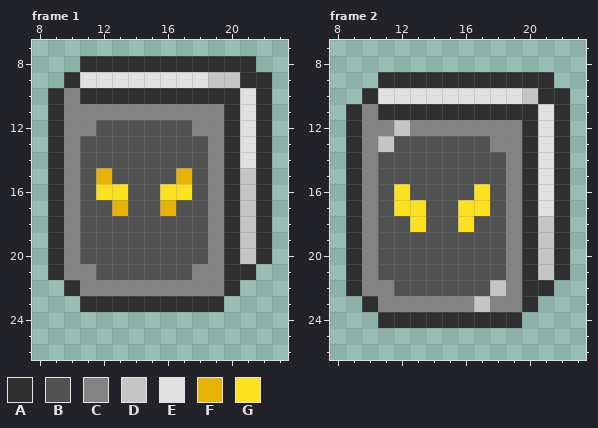
A pixel-art file gets an edit: _Data/Gameplay/MinionBookGrey.aseprite. The picture above is the old version.
32x32 pixels, 2 frames. Shown: frame 1: x 8..23, y 7..26; frame 2: x 8..23, y 7..26.
Palette (. is transparent): A #2f2f2f  B #515151  C #838383  D #c5c5c5  E #e1e1e1  F #e7b209  G #fce21e
After the commit:
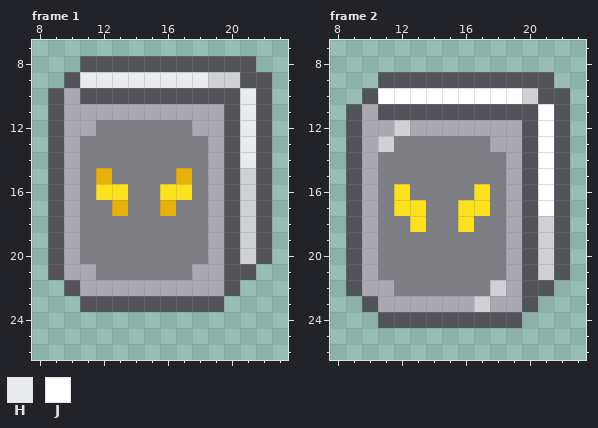
Colours new in this view: H #e8eaee  J #ffffff
The edit:
Colour A changes from #2f2f2f to #525259.
Colour B changes from #515151 to #7d7d84.
Colour C changes from #838383 to #a9aab1.
Colour D changes from #c5c5c5 to #d0d1d5.
Frame 1:
Colour E becomes colour H in row 9 at x 11 to 18; in rows 10 to 14 at x 21.
Frame 2:
Colour E becomes colour J in row 10 at x 11 to 19; in rows 11 to 17 at x 21.
